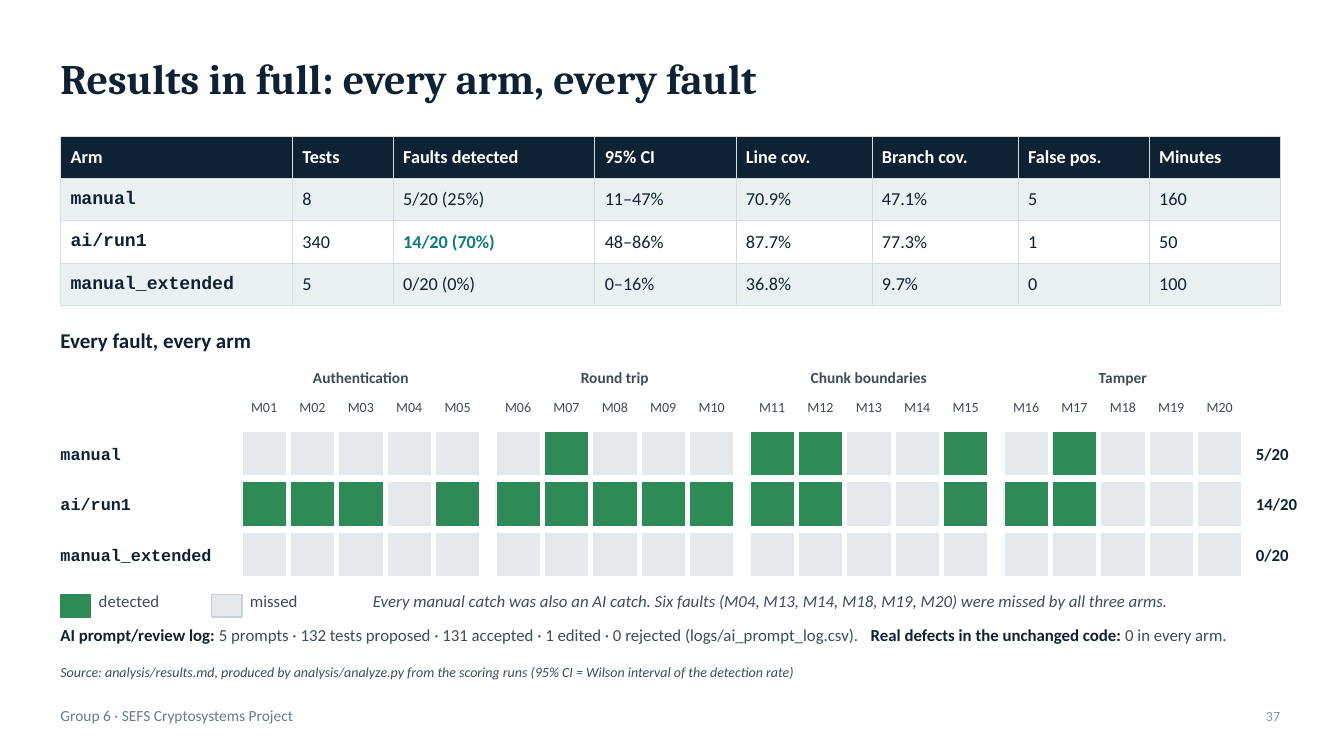
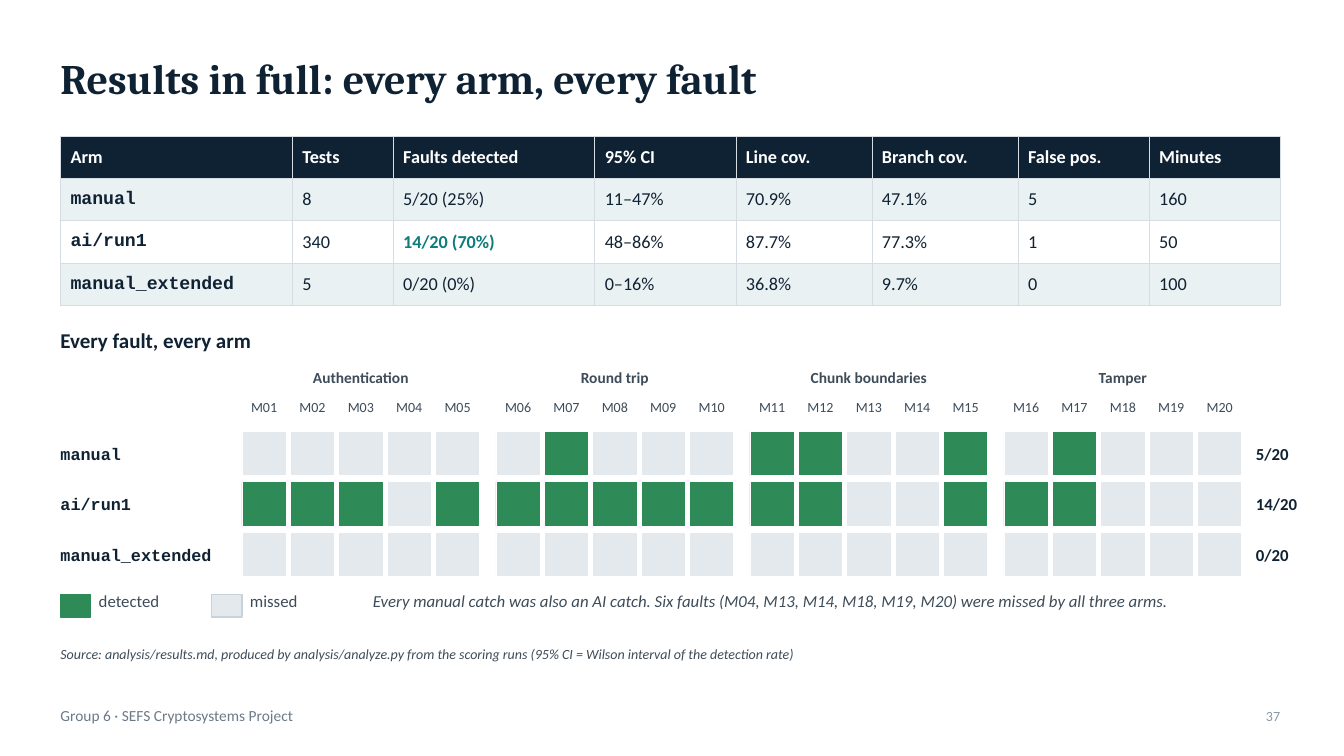
Before and after one commit to erotufelixpascal/SEFS-Cryptosystems-Assignment2, a slide deck: slide 37 of slides/Group 6 SEFS Progress v9.pptx. Drawn at 1344x756 pixels with LibreOffice and Linux fonts; fonts in the diff are those of the drawing. Boxes give left, top, right and bottom in pixels: in the first picture for what was removed or moved away, otherwise in the second. Text is boxed around its words. In the diff, an @@ line names an element or a change of style, - is before the commit and + after.

```diff
--- a/slides/Group 6 SEFS Progress v9.pptx
+++ b/slides/Group 6 SEFS Progress v9.pptx
@@ text removed at bbox=[60, 629, 1227, 644] @@
-AI prompt/review log: 5 prompts · 132 tests proposed · 131 accepted · 1 edited · 0 rejected (logs/ai_prompt_log.csv). Real defects in the unchanged code: 0 in every arm.
@@ text "Source: analysis/results.md, produced by analysis/analyze.py ...": place and size @@
-text "Source: analysis/results.md, produced by analysis/analyze.py ..." at bbox=[60, 667, 793, 680]
+text "Source: analysis/results.md, produced by analysis/analyze.py ..." at bbox=[60, 649, 793, 662]
```
Also in this commit, not shown: 32 other slides changed, 7 other files.
